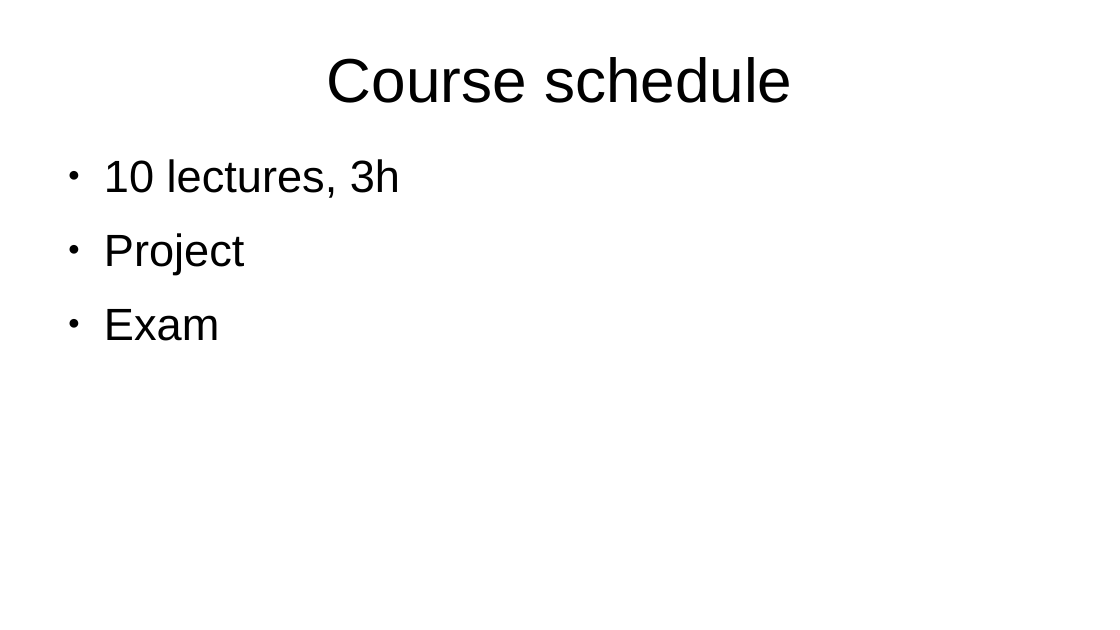
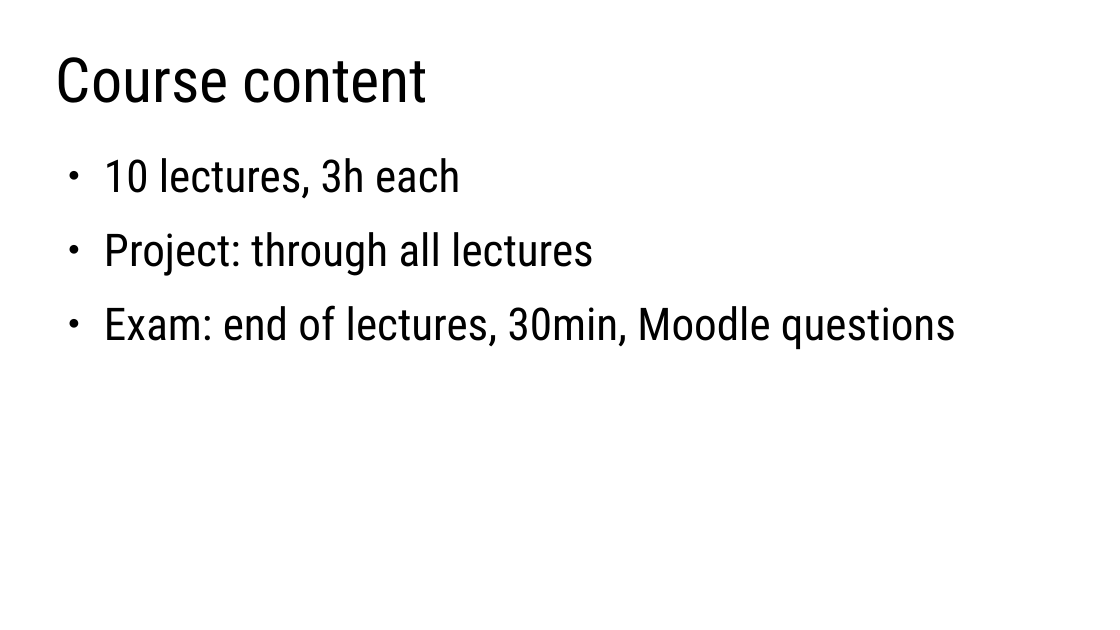
Before and after one commit to lorentzo/IntroductionToComputerGraphics, a slide deck: slide 22 of lectures/1_introduction/introduction.odp (slide 8 before the commit). Drawn at 1120x630 pixels with LibreOffice and Linux fonts; fonts in the diff are those of the drawing. Boxes give left, top, right and bottom in pixels: in the first picture for what was removed or moved away, otherwise in the second. Text is boxed around its words. In the diff, an @@ line names an element or a change of style, - is before the commit and + after.

```diff
--- a/lectures/1_introduction/introduction.odp
+++ b/lectures/1_introduction/introduction.odp
@@ title at [56, 57, 429, 103]: text changed; font Arial to Roboto Condensed @@
-Course schedule
+Course content
@@ text at [104, 158, 956, 350]: text changed; font Arial to Roboto Condensed @@
-● 10 lectures, 3h
-● Project
-● Exam
+● 10 lectures, 3h each
+● Project: through all lectures
+● Exam: end of lectures, 30min, Moodle questions
```
Also in this commit, not shown: 4 other slides changed, 18 slides added, 8 other files.
